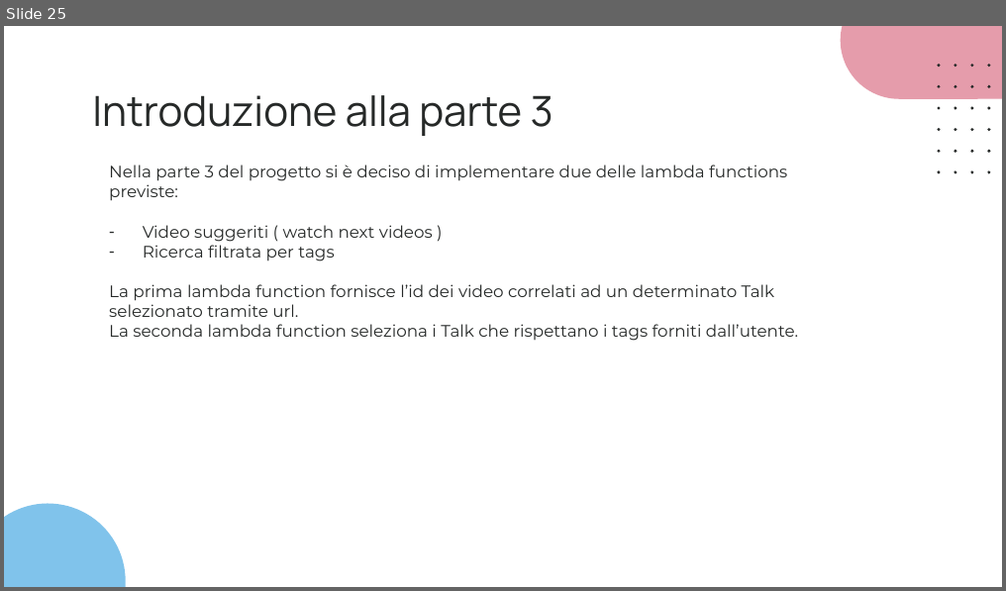
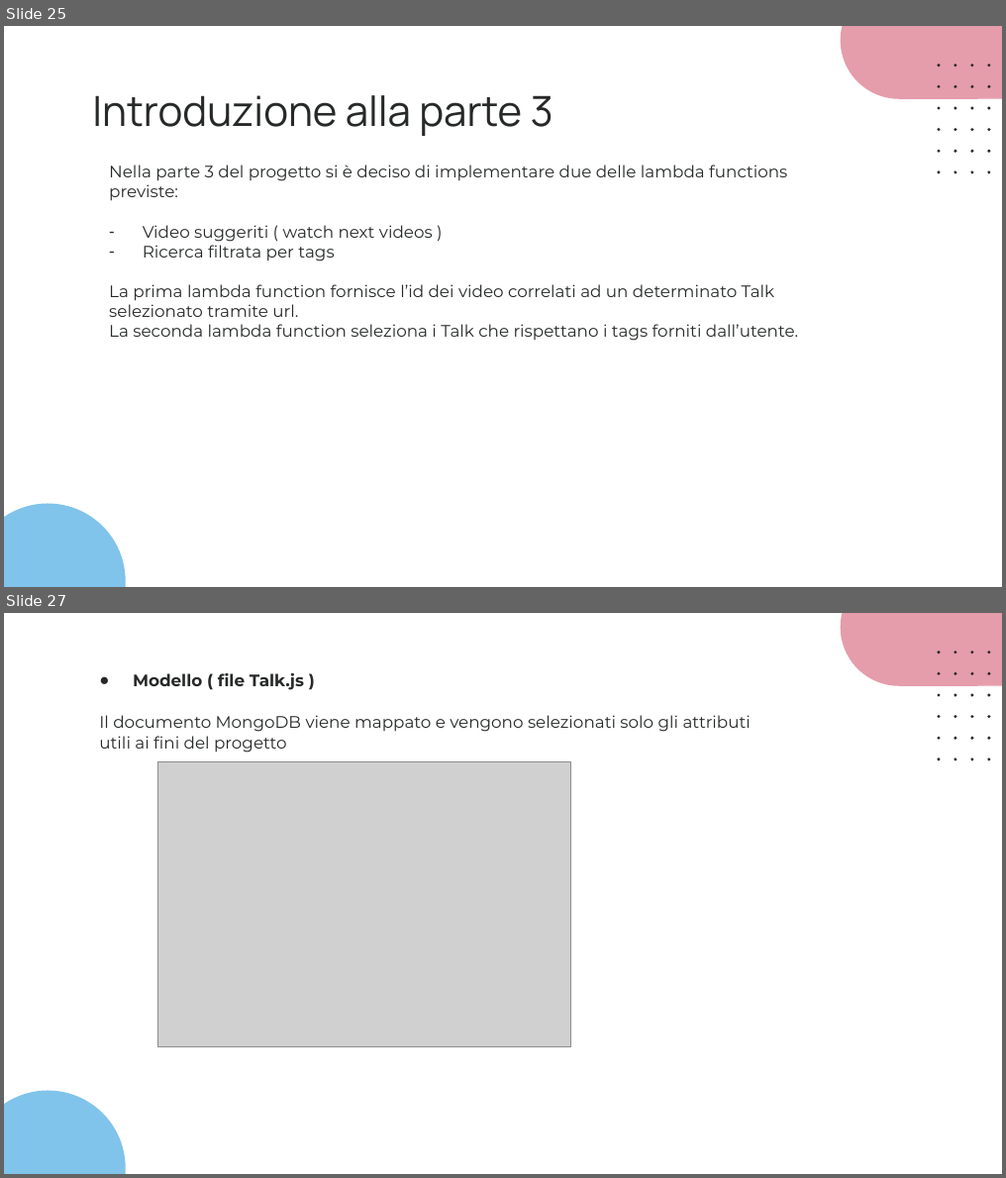
Before and after one commit to giotentori/unibg_cloud_and_mobile, a slide deck: Progetto_TCM/Progetto3.0/CommuniTEDx_3.0.pptx. Shown one above the other, each under a label of ours: slide 25 before the commit, slides 25 and 27 after it; the slides between them are not shown. The pictures are 1006x591 and 1006x1178 pixels, drawn with LibreOffice and Linux fonts; fonts in the diff are those of the drawing; grey boxes stand for pictures. Boxes give left, top, right and bottom in pixels: in the first picture for what was removed or moved away, otherwise in the second. Text is boxed around its words. In the diff, an @@ line names an element or a change of style, - is before the commit and + after.

```diff
--- a/Progetto_TCM/Progetto3.0/CommuniTEDx_3.0.pptx
+++ b/Progetto_TCM/Progetto3.0/CommuniTEDx_3.0.pptx
@@ slide 27 added at (4,613,1002,1174), background #FFFFFF; not listed: 26 template elements that a slide beside it also shows @@
@@ text added at (133,673,304,690), 12 pt, text #262928, bold @@
+● Modello ( file Talk.js )
@@ text added at (99,715,750,753), 12 pt, text #262928 @@
+Il documento MongoDB viene mappato e vengono selezionati solo gli attributi utili ai fini del progetto
@@ picture added at (157,762,571,1048) @@
```
Also in this commit, not shown: 2 other slides added, 1 slide removed.
